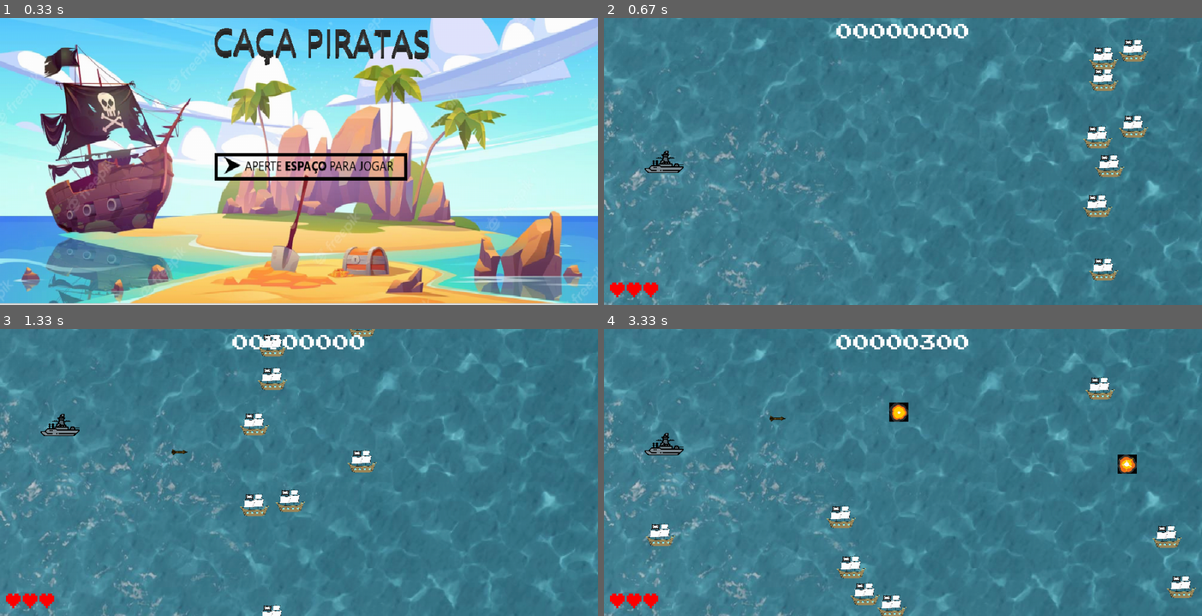
Above: before the commit, frames 1-4 (two rows, left to right).
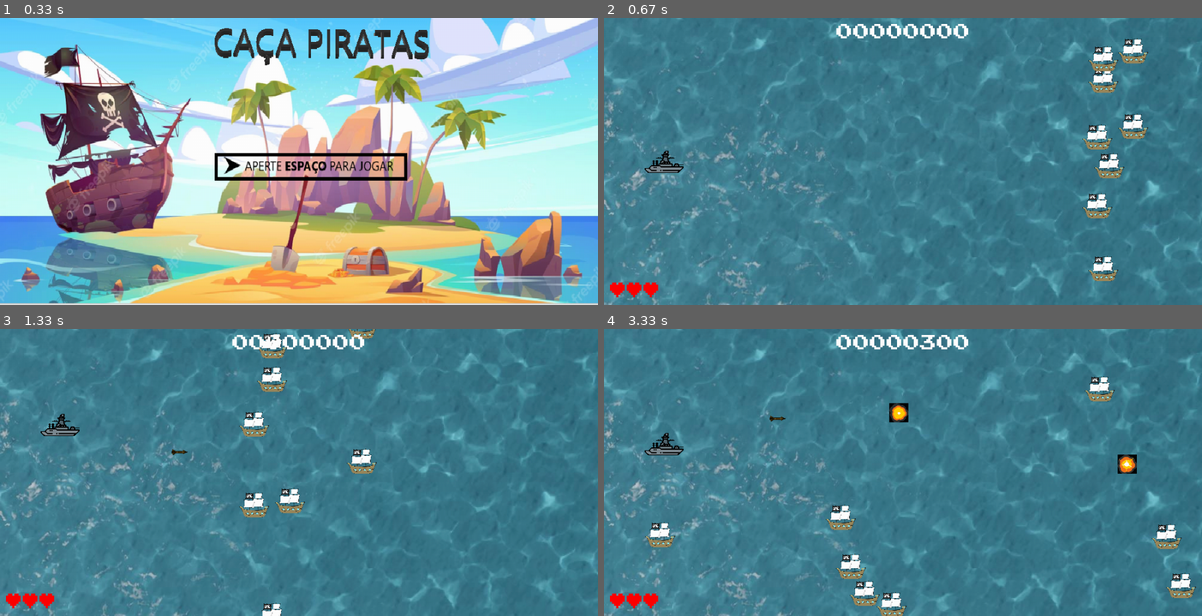
Above: after the commit, the same moments.

Repository: EnzoScheden/Pygame-Projeto-Final
Game: pygame game, started from PFPYGAME.py
The game is run twice, just before and just after one commit, with the same random seed, the same clock (stepped at 60 frames per second) and the same inputs.
Inputs:
- Up to frame 1 (0.33 s): no input
- Up to frame 2 (0.67 s): tap Space at 0.33 s
- Up to frame 3 (1.33 s): tap Space at 0.67, 1.07 s; hold W from 1 s (still down)
- Up to frame 4 (3.33 s): tap Space at 1.37, 1.57, 1.9, 2.3, 2.7, 3.03 s; release W at 1.47 s; hold S 1.5-1.8 s; hold W 1.83-2.2 s; hold S 2.23-2.6 s; hold W 2.63-2.93 s; hold S 2.97-3.27 s; hold W from 3.3 s (still down)

Frame 1 is identical in both runs. In frame 2, 1.0% of the frame differs, in the area x 80-91%, y 6-92%; in frame 3, 0.9%; in frame 4, 1.2%, in the area x 6-99%, y 16-100%.

Commit message:
código pronto

Diff:
--- a/PFPYGAME.py
+++ b/PFPYGAME.py
@@ -20,7 +20,7 @@
 #definindo tamanho dos objetos
 largura_barquinhos = 50
 
-altura_barquinhos = 38
+altura_barquinhos = 42
 
 navio_largura = 70
 
@@ -107,6 +107,7 @@
         # Novos atributos para atirar
         self.last_shot = pygame.time.get_ticks()
         self.shoot_ticks = 500  # Ajuste o valor conforme necessário
+        self.shoot_sound = assets['tiro_sound']
 
     def update(self):
         # Atualiza posição vertical
@@ -126,10 +127,12 @@
         # Se já pode atirar novamente...
         if elapsed_ticks > self.shoot_ticks:
             self.last_shot = now
+            # Reproduz o som do tiro
+            self.shoot_sound.play()
             new_bullet = Bullet(self.assets, self.rect.top, self.rect.centerx)
             self.groups['all_sprites'].add(new_bullet)
             self.groups['sprite_projetil'].add(new_bullet)
-            assets['tiro_sound'].play()
+
 
 
 
@@ -246,13 +249,6 @@
 score = 0
 lives = 3
 
-# ===== Loop principal =====
-
-#pygame.mixer.music.play(loops=-1)
-# ... (código existente)
-
-# ===== Loop principal =====
-#pygame.mixer.music.play(loops=-1)
 
 tela_inicio()
 
@@ -299,13 +295,13 @@
 
     if state == PLAYING:
         hits = pygame.sprite.groupcollide(sprite_barquinhos, sprite_projetil, True, True, pygame.sprite.collide_mask)
-        for meteor in hits:
-            #assets['destroy_sound'].play()
+        for k in hits:
+
             m = barquinho(assets)
             all_sprites.add(m)
             sprite_barquinhos.add(m)
 
-            explosao = Explosion(meteor.rect.center, assets)
+            explosao = Explosion(k.rect.center, assets)
             all_sprites.add(explosao)
 
             score += 100
@@ -335,7 +331,7 @@
 
     tamanho.fill((0, 0, 0))  # Preenche com a cor branca
     tamanho.blit(assets['fundo'], (0, 0))
-    # Desenhando meteoros
+    # Desenhando os barquinhos
     all_sprites.draw(tamanho)
 
     text_surface = assets['score_font'].render("{:08d}".format(score), True, (255, 255, 255))
